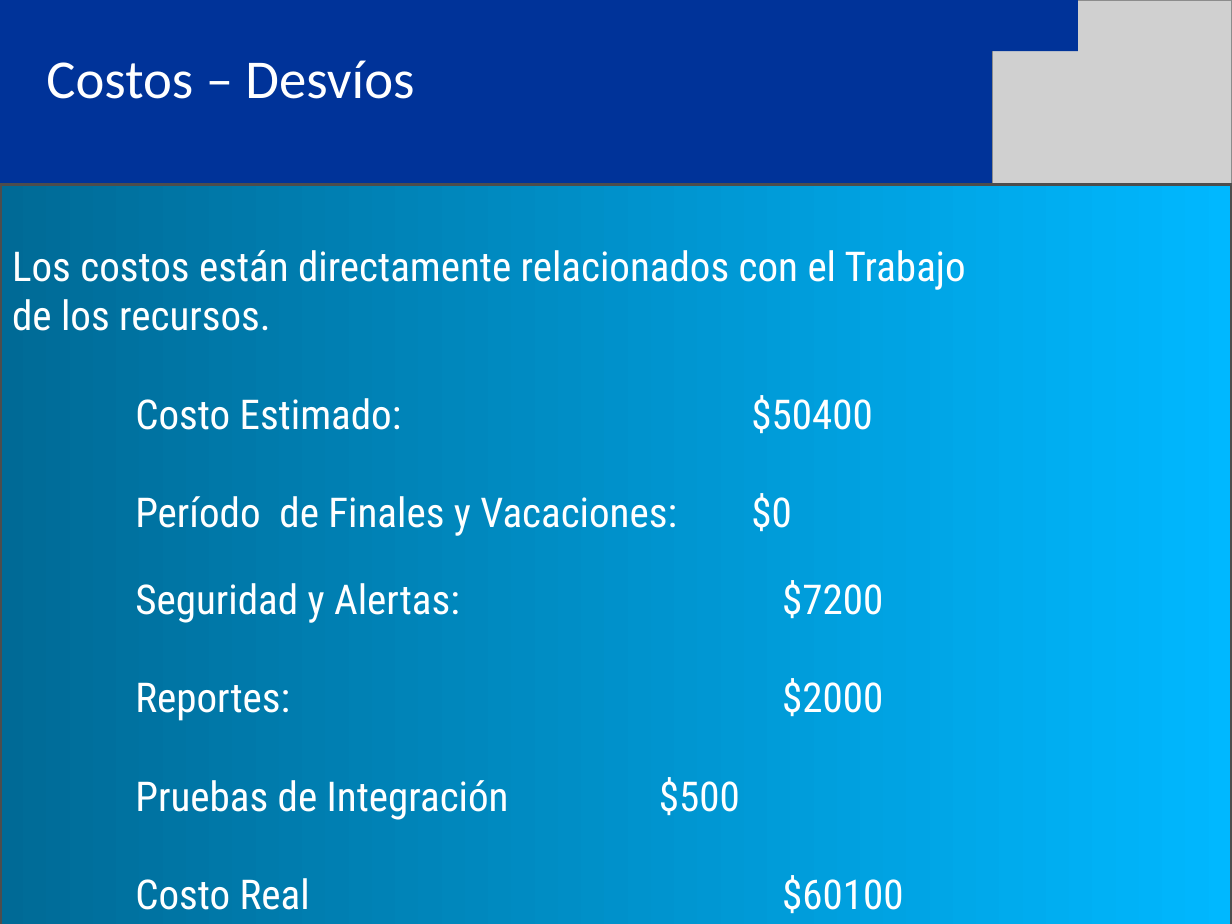
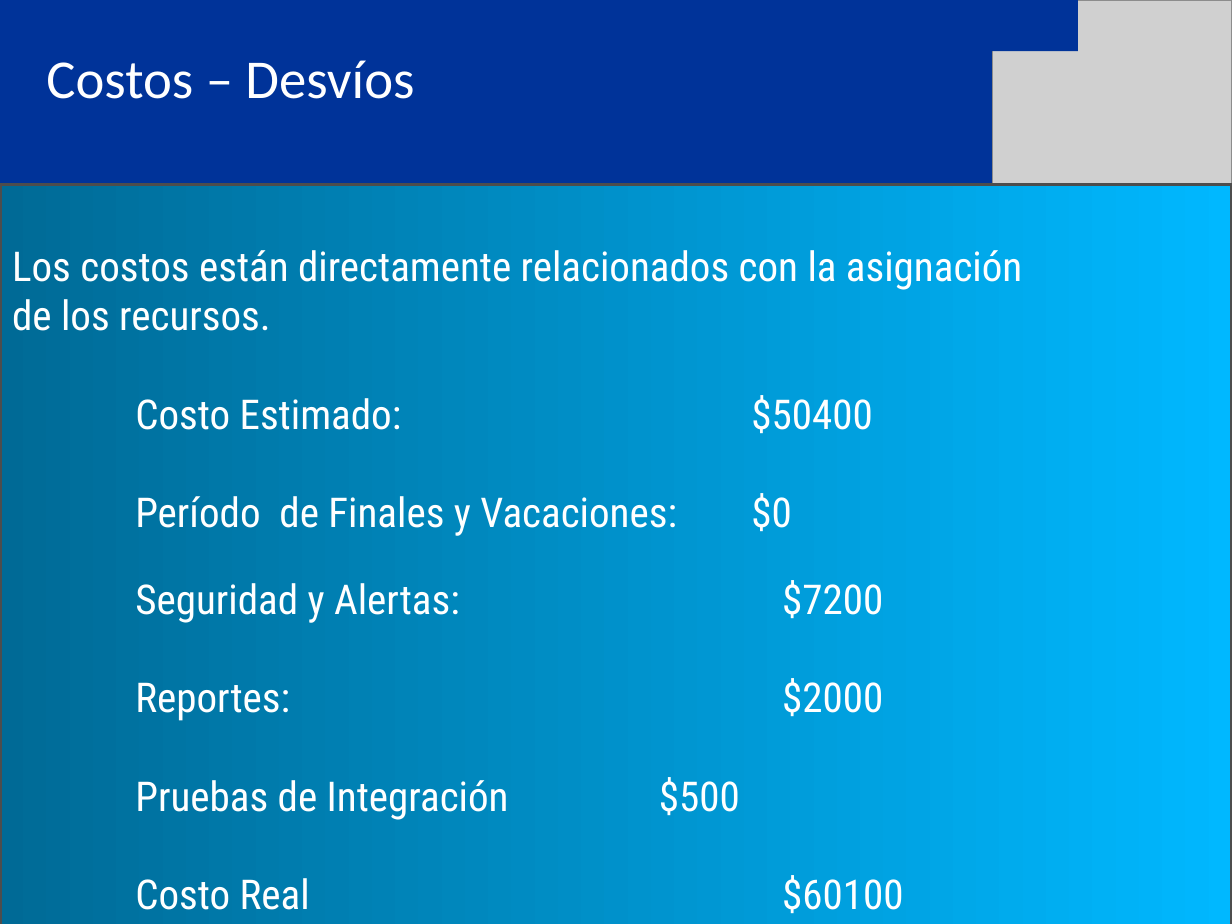
Before and after one commit to eallegretta/bagge, a slide deck: slide 4 of Documentation/06 Implementación y soporte/Entrega final/SETI_Presentación Final (PB - FE).ppt. Drawn at 1232x924 pixels with LibreOffice and Linux fonts; fonts in the diff are those of the drawing; grey boxes stand for pictures. Boxes give left, top, right and bottom in pixels: in the first picture for what was removed or moved away, otherwise in the second. Text is boxed around its words. In the diff, an @@ line names an element or a change of style, - is before the commit and + after.

```diff
--- a/Documentation/06 Implementación y soporte/Entrega final/SETI_Presentación Final (PB - FE).ppt
+++ b/Documentation/06 Implementación y soporte/Entrega final/SETI_Presentación Final (PB - FE).ppt
@@ text in rectangle at <box>12,250,1022,290</box>: text changed @@
-Los costos están directamente relacionados con el Trabajo
+Los costos están directamente relacionados con la asignación
```
Also in this commit, not shown: 1 other slide changed, 1 slide added, 1 other file.
